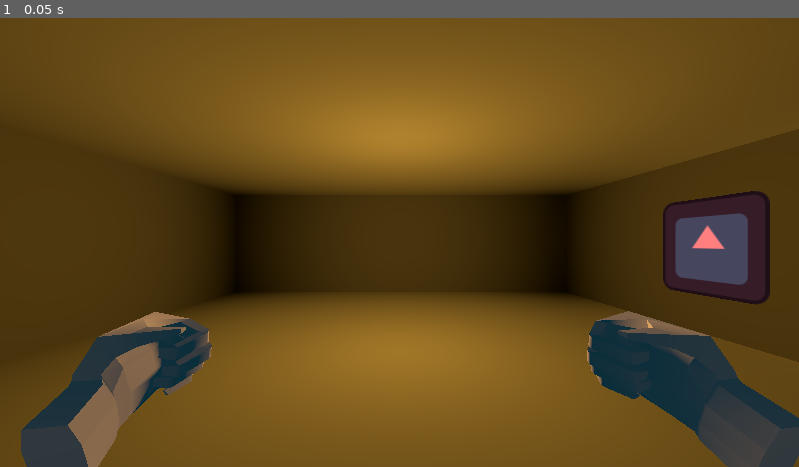
Above: before the commit, frame 1.
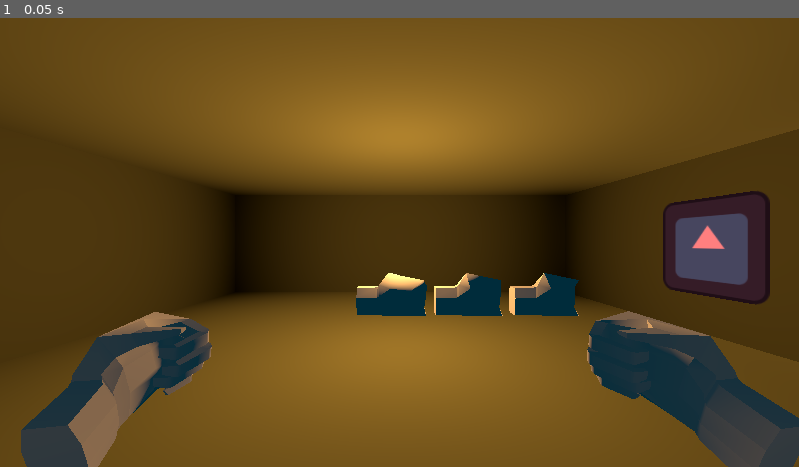
Above: after the commit, the same moment.

Repository: KoolDouds/GGJ-2025
Game: Godot game, scene res://game.tscn
Same seed, same stepped clock (60 frames per second), same inputs: the game is played once before the commit and once after it. The engine's default icon, where the game draws it, is replaced by a stand-in: a white triangle on a blue panel in a dark square.
Inputs:
- Up to frame 1 (0.05 s): no input

The runs differ from the first frame. In frame 1, 2.0% of the frame differs, in the area x 44-73%, y 56-67%.

Commit message:
Battle Refactor

Diff:
--- /dev/null
+++ b/DungeonCrawling/ItemFunction.gd
@@ -0,0 +1,4 @@
+class_name ItemFunction extends Resource
+
+func use(game):
+	pass
--- a/DungeonCrawling/crawling.gd
+++ b/DungeonCrawling/crawling.gd
@@ -1,4 +1,4 @@
-extends Node3D
+class_name Crawling extends Node3D
 
 var player_coord : Vector2 = Vector2(0,0)
 var player_ori : Vector2 = Vector2(0,1)
--- a/DungeonCrawling/door.tscn
+++ b/DungeonCrawling/door.tscn
@@ -1,7 +1,8 @@
-[gd_scene load_steps=3 format=3 uid="uid://3rhn38y4mlin"]
+[gd_scene load_steps=4 format=3 uid="uid://3rhn38y4mlin"]
 
 [ext_resource type="Texture2D" uid="uid://by43uhq0gphgl" path="res://icon.svg" id="1_5sykm"]
 [ext_resource type="Script" path="res://DungeonCrawling/door.gd" id="1_wu3m2"]
+[ext_resource type="PackedScene" uid="uid://6b4ellhri6s2" path="res://Script/porte.fbx" id="3_667u5"]
 
 [node name="Door" type="Node3D"]
 transform = Transform3D(1, 0, 0, 0, 1, 0, 0, 0, 1, 0, 0, -5)
@@ -14,3 +15,5 @@
 [node name="Sprite3D2" type="Sprite3D" parent="."]
 transform = Transform3D(1, 0, 0, 0, 1, 0, 0, 0, 1, 0, 1.542, 1)
 texture = ExtResource("1_5sykm")
+
+[node name="porte" parent="." instance=ExtResource("3_667u5")]
--- a/Script/hand.gd
+++ b/Script/hand.gd
@@ -8,7 +8,14 @@
 
 var using_phase := 0
 
-func use(battle):
+func use(manager):
+	if (manager is Battle):
+		use_battle(manager)
+	else:
+		use_crawling(manager)
+
+
+func use_battle(battle):
 	print("use "+ name)
 	using_phase = 1
 	await get_tree().create_timer(weapon.pre_time).timeout
@@ -16,3 +23,7 @@
 	using_phase = 2
 	await get_tree().create_timer(weapon.post_time).timeout
 	using_phase = 0
+
+
+func use_crawling(game):
+	weapon.function.use(game)
--- a/Script/hands.gd
+++ b/Script/hands.gd
@@ -3,14 +3,22 @@
 @export var left_hand : Hand
 @export var right_hand : Hand
 
+var game
 var manager : Battle
 
+func _ready():
+	game = get_tree().get_first_node_in_group("game")
+
 func _process(delta):
-	if manager == null:
-		return
-	if (Input.is_action_just_pressed("left")):
-		if left_hand.using_phase > 0: pass
-		else: left_hand.use(manager)
-	if (Input.is_action_just_pressed("right")):
-		if right_hand.using_phase > 0: pass
-		else: right_hand.use(manager)
+	if manager != null:
+		if (Input.is_action_just_pressed("left")):
+			if left_hand.using_phase > 0: pass
+			else: left_hand.use(manager)
+		if (Input.is_action_just_pressed("right")):
+			if right_hand.using_phase > 0: pass
+			else: right_hand.use(manager)
+	else:
+		if (Input.is_action_just_pressed("left")):
+			left_hand.use(game)
+		if (Input.is_action_just_pressed("right")):
+			right_hand.use(game)
--- a/Script/weapon.gd
+++ b/Script/weapon.gd
@@ -6,3 +6,11 @@
 @export var post_time := 0.5
 
 @export var dmg := 1
+
+@export var functions : Array[ItemFunction]
+
+@export var gfx : PackedScene
+
+func use(game):
+	for i in functions:
+		i.use(game)
--- a/default.tres
+++ b/default.tres
@@ -1,9 +1,13 @@
-[gd_resource type="Resource" script_class="Weapon" load_steps=2 format=3 uid="uid://b31hsxg8sincy"]
+[gd_resource type="Resource" script_class="Weapon" load_steps=4 format=3 uid="uid://b31hsxg8sincy"]
 
+[ext_resource type="Script" path="res://DungeonCrawling/ItemFunction.gd" id="1_164ar"]
 [ext_resource type="Script" path="res://Script/weapon.gd" id="1_f046u"]
+[ext_resource type="PackedScene" uid="uid://gre8hxj1vc0d" path="res://Hands/main_droite.tscn" id="2_w7y4o"]
 
 [resource]
 script = ExtResource("1_f046u")
 pre_time = 0.5
 post_time = 0.5
 dmg = 1
+functions = Array[ExtResource("1_164ar")]([])
+gfx = ExtResource("2_w7y4o")
--- a/game.tscn
+++ b/game.tscn
@@ -1,9 +1,12 @@
-[gd_scene load_steps=3 format=3 uid="uid://eu1sqj6bo68j"]
+[gd_scene load_steps=6 format=3 uid="uid://eu1sqj6bo68j"]
 
 [ext_resource type="PackedScene" uid="uid://dyv3pmrin5nij" path="res://Hands/hands.tscn" id="1_dp6cy"]
 [ext_resource type="PackedScene" uid="uid://cyejn4b76oey1" path="res://DungeonCrawling/crawling.tscn" id="2_ch3i2"]
+[ext_resource type="Script" path="res://inventaire.gd" id="3_yhw81"]
+[ext_resource type="Script" path="res://Script/weapon.gd" id="4_grple"]
+[ext_resource type="Resource" uid="uid://b31hsxg8sincy" path="res://default.tres" id="5_dri4y"]
 
-[node name="Game" type="Node"]
+[node name="Game" type="Node" groups=["game"]]
 
 [node name="Crawling" parent="." instance=ExtResource("2_ch3i2")]
 
@@ -14,3 +17,11 @@
 transform = Transform3D(0.5, 0, 0, 0, 0.5, 0, 0, 0, 0.5, 0, -0.332, 0.05)
 
 [node name="Hands" parent="Camera3D/Node3D" instance=ExtResource("1_dp6cy")]
+
+[node name="Inventaire" type="Node3D" parent="." node_paths=PackedStringArray("display_parent")]
+script = ExtResource("3_yhw81")
+item_list = Array[ExtResource("4_grple")]([ExtResource("5_dri4y"), ExtResource("5_dri4y"), ExtResource("5_dri4y")])
+display_parent = NodePath("Display")
+
+[node name="Display" type="Node3D" parent="Inventaire"]
+transform = Transform3D(1, 0, 0, 0, 1, 0, 0, 0, 1, 0, 1.00842, 0)
--- /dev/null
+++ b/inventaire.gd
@@ -0,0 +1,44 @@
+extends Node3D
+
+@export var item_list : Array[Weapon]
+var selected_idx : int = 0
+
+@export var display_parent : Node3D
+@export var diplay_spacing := 1.0
+
+func _ready():
+	display_items()
+
+func switch_with_hands(hand : Hand):
+	var item_to_store = hand.weapon
+	hand.weapon = item_list[selected_idx]
+	remove_item_at(selected_idx)
+	add_item_at(item_to_store, selected_idx)
+
+func display_items():
+	for i in range(item_list.size()):
+		var item = item_list[i]
+		var clone = item.gfx.instantiate()
+		clone.position = Vector3.RIGHT*i*diplay_spacing
+		display_parent.add_child(clone)
+
+func update_display_pos():
+	display_parent.position = Vector3.LEFT * selected_idx * diplay_spacing
+
+func add_item(weapon : Weapon):
+	add_item_at(weapon, item_list.size())
+
+func add_item_at(weapon : Weapon, idx: int):
+	item_list.insert(idx,weapon)
+
+func remove_item_at(idx : int):
+	item_list.remove_at(idx)
+
+func scroll_selected(offset : int):
+	selected_idx = ((selected_idx + item_list.size()) + offset )% item_list.size()
+
+func scroll_left():
+	scroll_selected(-1)
+
+func scroll_right():
+	scroll_selected(1)
--- a/project.godot
+++ b/project.godot
@@ -18,6 +18,7 @@
 [global_group]
 
 hand=""
+game=""
 
 [input]
 
Not shown: 1 places in Hands/hand.tscn that only renumber resources
Binary file added: Script/porte.fbx
Not shown, added: Script/porte.fbx.import
Binary file added: Script/sale troue.fbx
Not shown, added: Script/sale troue.fbx.import
